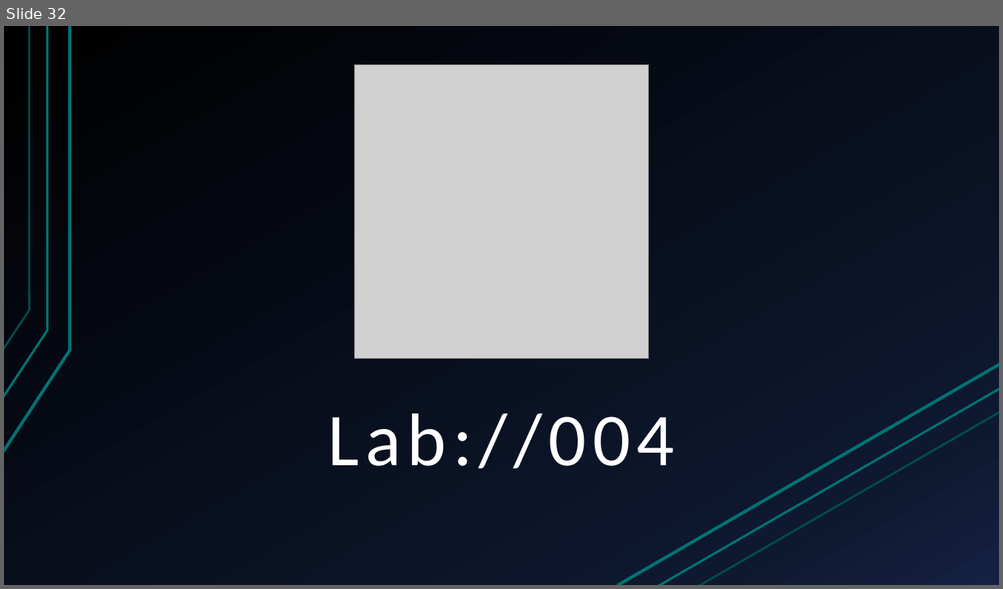
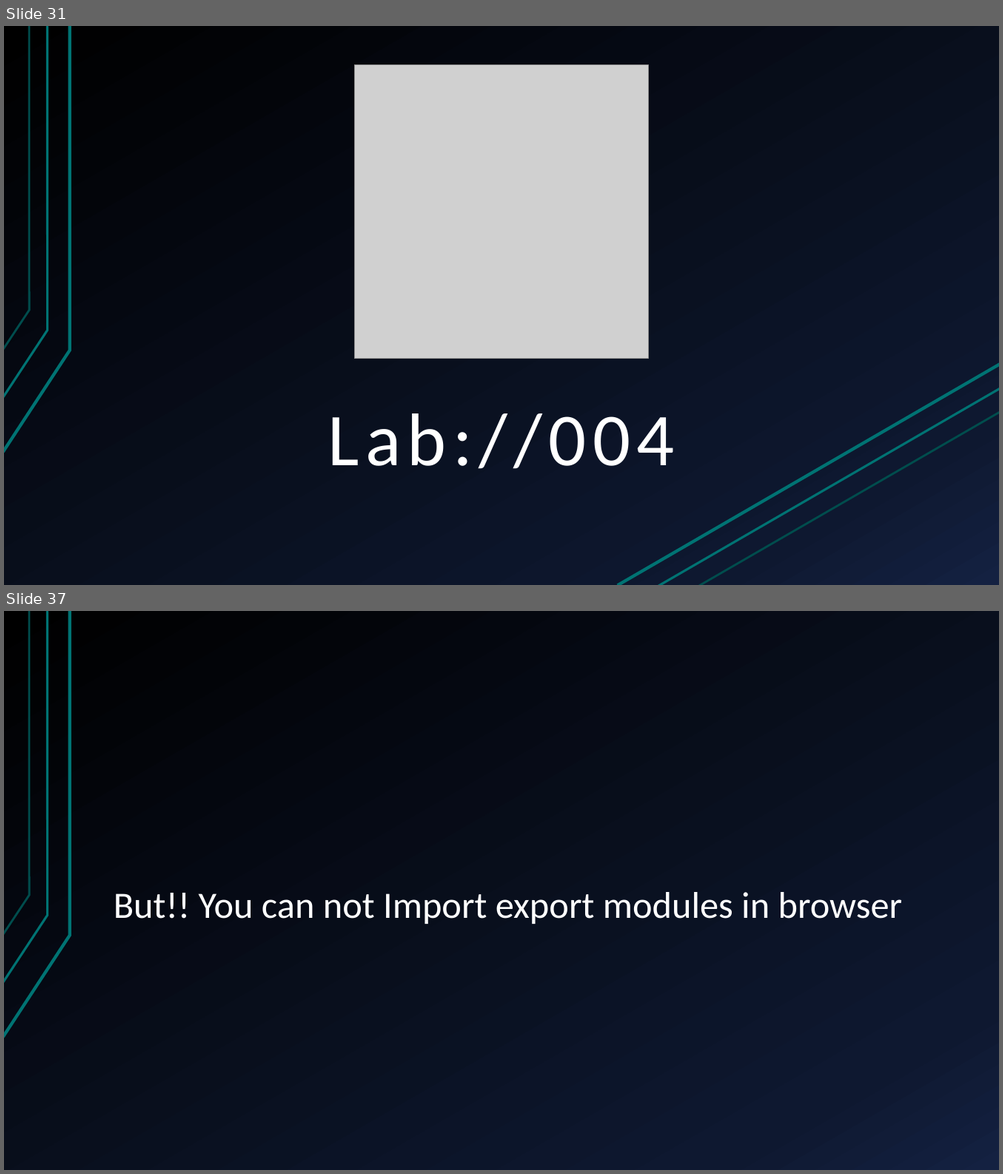
Before and after one commit to tomhero/PG-Team-Modern-JS-Practices, a slide deck: Modern JavaScript.pptx. Shown one above the other, each under a label of ours: slide 32 before the commit, slides 31 and 37 after it; the slides between them are not shown. The pictures are 1003x589 and 1003x1174 pixels, drawn with LibreOffice and Linux fonts; fonts in the diff are those of the drawing; grey boxes stand for pictures. Boxes give left, top, right and bottom in pixels: in the first picture for what was removed or moved away, otherwise in the second. Text is boxed around its words. In the diff, an @@ line names an element or a change of style, - is before the commit and + after.

```diff
--- a/Modern JavaScript.pptx
+++ b/Modern JavaScript.pptx
@@ slide 37 added at [4, 611, 999, 1170], background gradient #000000 to #0F1931 to #142242; not listed: 3 template elements that a slide beside it also shows @@
@@ title added at [114, 892, 902, 924], 36 pt, text #FFFFFF @@
+But!! You can not Import export modules in browser
@@ what was slide 32 is now slide 31 @@
```
Also in this commit, not shown: 3 slides changed, 3 other slides added, 2 other files.
